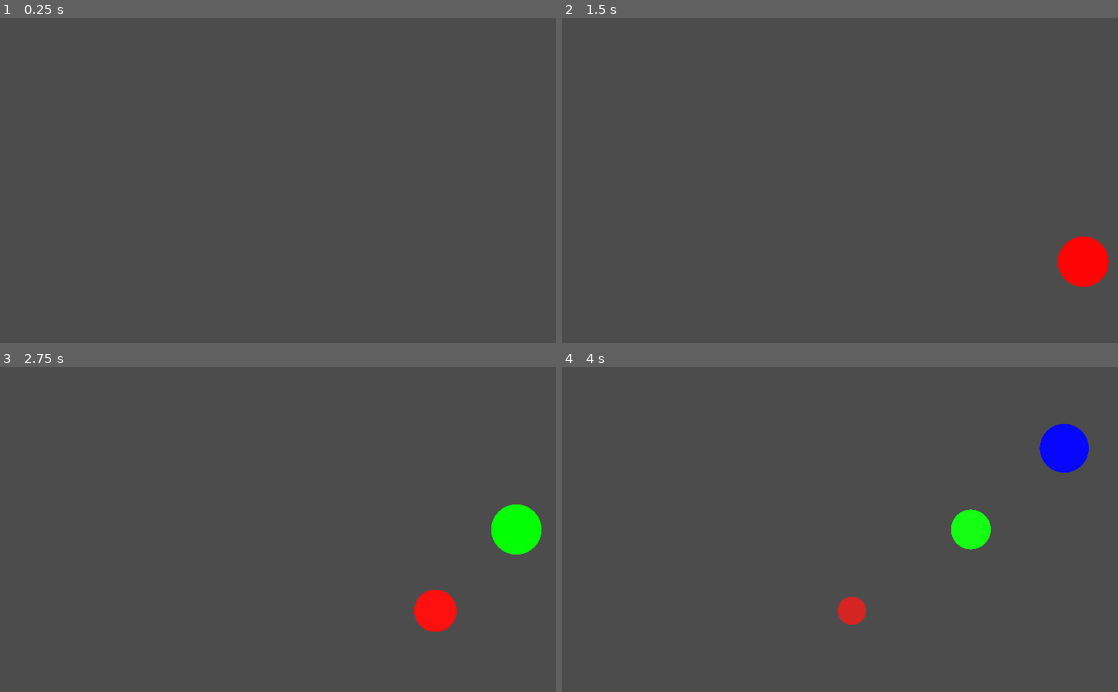
Above: before the commit, frames 1-4 (two rows, left to right).
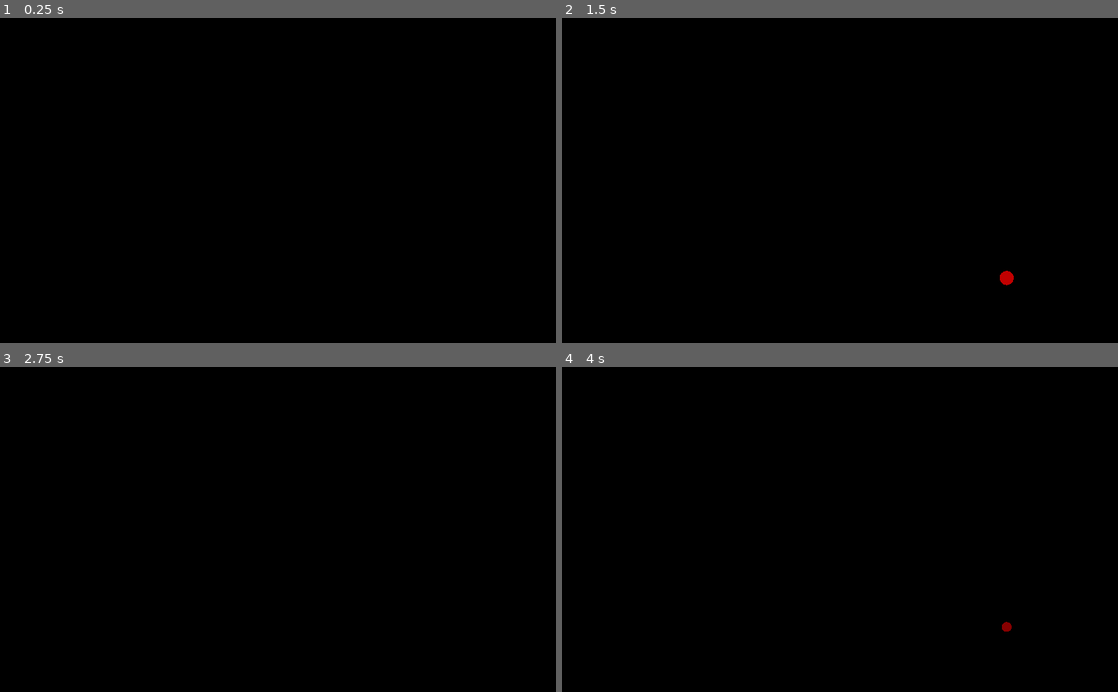
Above: after the commit, the same moments.

Repository: EdGeber/ProtoSoundViz
Game: Godot game, scene res://src/animation.tscn
The game is run twice, just before and just after one commit, with the same random seed, the same clock (stepped at 60 frames per second) and the same inputs. The project has no main scene, so this scene is started directly.
Inputs:
- Up to frame 1 (0.25 s): no input
- Up to frame 2 (1.5 s): tap Enter at 0.5 s
- Up to frame 3 (2.75 s): no input
- Up to frame 4 (4 s): no input

The runs differ from the first frame. In frame 1, 100% of the frame differs, in the area x 0-100%, y 0-100%; in frame 2, 100%; in frame 3, 100%; in frame 4, 100%.

Commit message:
Change the format of animation files and add the data for the 'steps' animation

Diff:
--- a/src/animation.gd
+++ b/src/animation.gd
@@ -1,40 +1,27 @@
 extends Node2D
 
-export(String) var animation_folder_path: String = "res://src/animations/test/"
+export(String) var animation_folder_path: String = "res://src/animations/steps/"
 export(int, 1, 100) var scale_factor: float = 50.0
+export(float, 0, 10) var video_delay: float = 0
 
 var photism_resource: = preload("res://src/global/photism/photism.tscn")
+var references: Dictionary
+var timbres: Dictionary
 
-func arrayToVector2(a: Array) -> Vector2:
-	return Vector2(a[0], a[1])
+func dictToPhotism(sound_dict: Dictionary):
+	var sound_name: String = sound_dict["sound"]
 
-func arrayToPoolVector2(a: Array) -> PoolVector2Array:
-	var p: = PoolVector2Array()
-	for arr in a:
-		p.append(arrayToVector2(arr))
-	return p
+	var intens_points: PoolVector2Array = System.arrayToPoolVector2(references[sound_name]["intensity_points"])
+	var pitch_points: PoolVector2Array = System.arrayToPoolVector2(references[sound_name]["pitch_points"])
+	var timbre_name: String = references[sound_name]["timbre"]
 
-func arrayToColor(a: Array) -> Color:
-	return Color(a[0], a[1], a[2])
+	var duration: float = sound_dict["duration"]
+	var strength: float = sound_dict["strength"]
+	var timestamp: float = sound_dict["timestamp"]
 
-func jsonPathToDict(path) -> Dictionary:
-	# https://godotengine.org/qa/117888/how-do-i-read-a-json-file
-	var file: = File.new()
-	file.open(path, File.READ)
-	var json_text: = file.get_as_text()
-	var dict: Dictionary = parse_json(json_text)
-	file.close()
-	return dict
 
-func dictToPhotism(sound_dict):
-	var intens_points: PoolVector2Array = arrayToPoolVector2(sound_dict["intensity_points"])
-	var pitch_points: PoolVector2Array = arrayToPoolVector2(sound_dict["pitch_points"])
-	var timestamp: int = sound_dict["timestamp"]
-	var timbre: String = sound_dict["timbre"]
-
-	var timbre_dict: = jsonPathToDict(animation_folder_path + "timbres.json")
-	var base_color: Color = arrayToColor(timbre_dict[timbre]["color"])
-	var height: float = 1 - timbre_dict[timbre]["height"]
+	var base_color: Color = System.arrayToColor(timbres[timbre_name]["color"])
+	var height: float = 1 - timbres[timbre_name]["height"]
 
 	add_child(
 		photism_resource.instance().initialize(
@@ -43,11 +30,23 @@
 			base_color,
 			height,
 			timestamp,
-			scale_factor
+			scale_factor,
+			duration,
+			strength
 		)
 	)
 
 func _ready():
-	var allAni = jsonPathToDict(animation_folder_path + "sounds.json")
-	for x in allAni["sounds"]:
-		dictToPhotism(x)
+	var video_resource: = load(animation_folder_path + "video.ogv")
+	var video_player: = get_node("VideoPlayer")
+	video_player.stream = video_resource
+
+	references = System.jsonPathToDict(animation_folder_path + "references.json")
+	timbres = System.jsonPathToDict(animation_folder_path + "timbres.json")
+
+	var sounds: Dictionary = System.jsonPathToDict(animation_folder_path + "sounds.json")
+	for sound_dict in sounds["sounds"]:
+		dictToPhotism(sound_dict)
+
+	yield(get_tree().create_timer(video_delay), "timeout")
+	video_player.play()
--- a/src/animation.tscn
+++ b/src/animation.tscn
@@ -4,3 +4,9 @@
 
 [node name="animation" type="Node2D"]
 script = ExtResource( 1 )
+scale_factor = 35
+video_delay = 0.955
+
+[node name="VideoPlayer" type="VideoPlayer" parent="."]
+margin_right = 1024.0
+margin_bottom = 600.0
--- /dev/null
+++ b/src/animations/steps/references.json
@@ -0,0 +1,56 @@
+{
+	"step": {
+		"intensity_points": [
+			[0, 0.0],
+
+			[0.1,  0.4],
+			[0.175, 0.4],
+			[0.25,  0.4],
+
+			[0.25, 0.0],
+			[0.35, 0.0],
+			[0.40, 0.0],
+
+			[0.45, 0.0],
+			[0.5,  0.0],
+			[0.55, 0.0],
+
+			[0.5,   0.28],
+			[0.625, 0.28],
+			[0.75,  0.28],
+
+			[0.75,  0.0],
+			[0.155, 0.0],
+			[0.16,  0.0],
+
+			[0.825, 0.0],
+			[0.85,  0.0],
+			[0.875, 0.0],
+
+			[0.915, 0.3],
+			[0.925, 0.3],
+			[0.95,   0.3],
+
+			[1, 0]
+		],
+		"pitch_points": [
+			[0,   0.5],
+			[0.5, 0.5],
+			[1, 0.5]
+		],
+		"timbre": "0"
+	},
+	"simple_step" : {
+		"intensity_points": [
+			[0, 1],
+			[0.3, 1],
+			[0.6, 1],
+			[1, 0]
+		],
+		"pitch_points": [
+			[0, 0.8],
+			[1, 0.8]
+		],
+		"timbre": "0"
+	}
+}
--- /dev/null
+++ b/src/animations/steps/sounds.json
@@ -0,0 +1,190 @@
+{
+	"sounds": [
+		{
+			"sound": "simple_step",
+			"duration": 0.2,
+			"strength": 0.7,
+			"timestamp": 1
+		},
+		{
+			"sound": "simple_step",
+			"duration": 0.2,
+			"strength": 1,
+			"timestamp": 1.3
+		},
+		{
+			"sound": "simple_step",
+			"duration": 0.2,
+			"strength": 0.3,
+			"timestamp": 1.7
+		},
+		{
+			"sound": "simple_step",
+			"duration": 0.2,
+			"strength": 0.1,
+			"timestamp": 1.9
+		},
+		{
+			"sound": "simple_step",
+			"duration": 0.2,
+			"strength": 0.7,
+			"timestamp": 2.9
+		},
+		{
+			"sound": "simple_step",
+			"duration": 0.2,
+			"strength": 0.5,
+			"timestamp": 3.2
+		},
+		{
+			"sound": "simple_step",
+			"duration": 0.2,
+			"strength": 0.8,
+			"timestamp": 3.5
+		},
+		{
+			"sound": "simple_step",
+			"duration": 0.2,
+			"strength": 0.7,
+			"timestamp": 3.8
+		},
+		{
+			"sound": "simple_step",
+			"duration": 0.2,
+			"strength": 0.8,
+			"timestamp": 4.15
+		},
+		{
+			"sound": "simple_step",
+			"duration": 0.2,
+			"strength": 0.3,
+			"timestamp": 4.45
+		},
+		{
+			"sound": "simple_step",
+			"duration": 0.2,
+			"strength": 0.8,
+			"timestamp": 4.75
+		},
+		{
+			"sound": "simple_step",
+			"duration": 0.2,
+			"strength": 0.9,
+			"timestamp": 5
+		},
+		{
+			"sound": "simple_step",
+			"duration": 0.2,
+			"strength": 0.8,
+			"timestamp": 5.3
+		},
+		{
+			"sound": "simple_step",
+			"duration": 0.2,
+			"strength": 0.8,
+			"timestamp": 5.6
+		},
+		{
+			"sound": "simple_step",
+			"duration": 0.2,
+			"strength": 0.6,
+			"timestamp": 5.9
+		},
+		{
+			"sound": "simple_step",
+			"duration": 0.2,
+			"strength": 0.9,
+			"timestamp": 6.25
+		},
+		{
+			"sound": "simple_step",
+			"duration": 0.2,
+			"strength": 0.5,
+			"timestamp": 6.6
+		},
+		{
+			"sound": "simple_step",
+			"duration": 0.2,
+			"strength": 0.7,
+			"timestamp": 6.9
+		},
+		{
+			"sound": "simple_step",
+			"duration": 0.2,
+			"strength": 0.6,
+			"timestamp": 7.2
+		},
+		{
+			"sound": "simple_step",
+			"duration": 0.2,
+			"strength": 0.8,
+			"timestamp": 7.5
+		},
+		{
+			"sound": "simple_step",
+			"duration": 0.2,
+			"strength": 0.9,
+			"timestamp": 7.8
+		},
+		{
+			"sound": "simple_step",
+			"duration": 0.2,
+			"strength": 0.7,
+			"timestamp": 8.2
+		},
+		{
+			"sound": "simple_step",
+			"duration": 0.2,
+			"strength": 0.8,
+			"timestamp": 8.45
+		},
+		{
+			"sound": "simple_step",
+			"duration": 0.2,
+			"strength": 0.9,
+			"timestamp": 8.70
+		},
+		{
+			"sound": "simple_step",
+			"duration": 0.2,
+			"strength": 0.75,
+			"timestamp": 9.15
+		},
+		{
+			"sound": "simple_step",
+			"duration": 0.2,
+			"strength": 0.75,
+			"timestamp": 9.45
+		},
+		{
+			"sound": "simple_step",
+			"duration": 0.2,
+			"strength": 0.8,
+			"timestamp": 9.85
+		},
+		{
+			"sound": "simple_step",
+			"duration": 0.2,
+			"strength": 0.6,
+			"timestamp": 10.15
+		},
+		{
+			"sound": "simple_step",
+			"duration": 0.2,
+			"strength": 0.7,
+			"timestamp": 10.45
+		},
+		{
+			"sound": "simple_step",
+			"duration": 0.2,
+			"strength": 0.7,
+			"timestamp": 10.75
+		},
+		{
+			"sound": "simple_step",
+			"duration": 0.2,
+			"strength": 0.6,
+			"timestamp": 11.05
+		}
+	]
+}
--- /dev/null
+++ b/src/animations/steps/timbres.json
@@ -0,0 +1,6 @@
+{
+	"0": {
+		"color": [255,0,0],
+		"height": 0.2
+	}
+}
--- /dev/null
+++ b/src/animations/test/references.json
@@ -0,0 +1,65 @@
+{
+	"bottom": {
+		"intensity_points": [
+			[0, 0],
+			[0, 1],
+			[0, 1],
+			[0.5, 1],
+			[0.9, 1],
+			[3, 0.575],
+			[5, 0]
+		],
+		"pitch_points": [
+			[0, 0],
+			[0, 1],
+			[0, 1],
+			[0.5, 1],
+			[0.9, 1],
+			[3, 0.575],
+			[5, 0]
+		],
+		"timbre": "0"
+	},
+	"mid": {
+		"intensity_points": [
+			[0, 0],
+			[0, 1],
+			[0, 1],
+			[0.5, 1],
+			[0.9, 1],
+			[3, 0.575],
+			[5, 0]
+		],
+		"pitch_points": [
+			[0, 0],
+			[0, 1],
+			[0, 1],
+			[0.5, 1],
+			[0.9, 1],
+			[3, 0.575],
+			[5, 0]
+		],
+		"timbre": "1"
+	},
+	"top": {
+		"intensity_points": [
+			[0, 0],
+			[0, 1],
+			[0, 1],
+			[0.5, 1],
+			[0.9, 1],
+			[3, 0.575],
+			[5, 0]
+		],
+		"pitch_points": [
+			[0, 0],
+			[0, 1],
+			[0, 1],
+			[0.5, 1],
+			[0.9, 1],
+			[3, 0.575],
+			[5, 0]
+		],
+		"timbre": "2"
+	}
+}
--- a/src/animations/test/sounds.json
+++ b/src/animations/test/sounds.json
@@ -1,66 +1,21 @@
 {
 	"sounds": [
 		{
-			"intensity_points": [
-				[0, 0],
-				[0, 1],
-				[0, 1],
-				[0.5, 1],
-				[0.9, 1],
-				[3, 0.575],
-				[5, 0]],
-			"pitch_points": [
-				[0, 0],
-				[0, 1],
-				[0, 1],
-				[0.5, 1],
-				[0.9, 1],
-				[3, 0.575],
-				[5, 0]
-			],
-			"timbre": "0",
+			"sound": "bottom",
+			"duration": 5,
+			"strength": 1,
 			"timestamp": 1
 		},
 		{
-			"intensity_points": [
-				[0, 0],
-				[0, 1],
-				[0, 1],
-				[0.5, 1],
-				[0.9, 1],
-				[3, 0.575],
-				[5, 0]],
-			"pitch_points": [
-				[0, 0],
-				[0, 1],
-				[0, 1],
-				[0.5, 1],
-				[0.9, 1],
-				[3, 0.575],
-				[5, 0]
-			],
-			"timbre": "1",
+			"sound": "mid",
+			"duration": 5,
+			"strength": 0.666,
 			"timestamp": 2
 		},
 		{
-			"intensity_points": [
-				[0, 0],
-				[0, 1],
-				[0, 1],
-				[0.5, 1],
-				[0.9, 1],
-				[3, 0.575],
-				[5, 0]],
-			"pitch_points": [
-				[0, 0],
-				[0, 1],
-				[0, 1],
-				[0.5, 1],
-				[0.9, 1],
-				[3, 0.575],
-				[5, 0]
-			],
-			"timbre": "2",
+			"sound": "top",
+			"duration": 5,
+			"strength": 0.333,
 			"timestamp": 3
 		}
 	]
--- a/src/global/bezier/bezier.gd
+++ b/src/global/bezier/bezier.gd
@@ -78,7 +78,7 @@
 		return closest_pabs_index-1
 	return closest_pabs_index
 
-func function(x: float) -> float:
+func function(x: float, index) -> float:
 	var tolerance: = 1e-4
 	var max_iterations = 100
 
@@ -87,9 +87,15 @@
 	var tMax: = cached_pabs[i+1][0]
 	var tMid: = (tMin + tMax)/2.0
 	var found: Vector2 = curve(tMid)
+	var iterations: = 0
 	while not(found.x - tolerance <= x and x <= found.x + tolerance):
+		if iterations > 20:
+			break
+
 		if found.x < x: tMin = tMid
 		else: tMax = tMid
 		tMid = (tMin + tMax)/2.0
 		found = curve(tMid)
+
+		iterations += 1
 	return found.y
--- a/src/global/photism/photism.gd
+++ b/src/global/photism/photism.gd
@@ -2,7 +2,7 @@
 
 const epsilon: = 1e-1
 
-var i = 1
+var index = 1
 
 var lifetime: = 0.0
 var sound_intensity: float
@@ -11,13 +11,13 @@
 var base_color: Color
 var color: Color
 var rel_pos: Vector2
-var timestamp: int
+var timestamp: float
+var duration: float
+var strength: float  # 0 to 1
 # the values taken by the curve are assumed to be between 0 and 1
 var intensity_control_points: PoolVector2Array
 var pitch_control_points: PoolVector2Array
 var radius_scaler: = 50.0
-
-var maxLifetime: float
 
 var intensBezier: Bezier
 var pitchBezier: Bezier
@@ -45,36 +45,32 @@
 	pitch_control_points: PoolVector2Array,
 	base_color: Color,
 	rel_height: float,
-	timestamp: int,
-	radius_scaler: float = self.radius_scaler):
+	timestamp: float,
+	radius_scaler: float = self.radius_scaler,
+	duration: float = self.duration,
+	strength: float = self.strength):
 
 	self.intensBezier = Bezier.new(intensity_control_points)
 	self.pitchBezier = Bezier.new(pitch_control_points)
 	self.radius_scaler = radius_scaler
 	self.setYColor(base_color, rel_height)
 	self.timestamp = timestamp
-
-	var num_intens_points: int = intensity_control_points.size() - 1
-	var max_intens_x: float = intensity_control_points[num_intens_points].x
-
-	var num_pitch_points: int = pitch_control_points.size() - 1
-	var max_pitch_x: float =  intensity_control_points[num_pitch_points].x
-	self.maxLifetime = min(max_intens_x, max_pitch_x)
+	self.duration = duration
+	self.strength = strength
 
 	initialized = true
 	return self
 
 func updateLifetime(delta: float):
 	lifetime += delta
-	lifetime = min(maxLifetime, lifetime)
+	lifetime = min(duration, lifetime)
 
 func updatesound_intensity():
-	var i: = intensBezier.function(lifetime)
-	if equalsMinusZero(i): i = 0
-	sound_intensity = i
+	var i: = intensBezier.function(lifetime/duration, index)*strength
+	sound_intensity = max(i, 0.0)
 
 func updatesound_pitch():
-	var i: = pitchBezier.function(lifetime)
+	var i: = pitchBezier.function(lifetime/duration, index)
 	if equalsMinusZero(i): i = 0
 	sound_pitch = i
 
@@ -104,7 +100,9 @@
 	draw_circle(abs_pos, radius, color)
 
 func _physics_process(delta):
-	if sound_intensity < 0:
+	index += 1
+
+	if lifetime >= duration:
 		call_deferred("queue_free")
 		set_physics_process(false)
 		return
--- a/src/global/system.gd
+++ b/src/global/system.gd
@@ -13,3 +13,24 @@
 
 func toAbsolute(v: Vector2) -> Vector2:
 	return Vector2(toAbsoluteWidth(v.x), toAbsoluteHeight(v.y))
+
+func arrayToVector2(a: Array) -> Vector2:
+	return Vector2(a[0], a[1])
+
+func arrayToPoolVector2(a: Array) -> PoolVector2Array:
+	var p: = PoolVector2Array()
+	for arr in a:
+		p.append(arrayToVector2(arr))
+	return p
+
+func arrayToColor(a: Array) -> Color:
+	return Color(a[0], a[1], a[2])
+
+func jsonPathToDict(path) -> Dictionary:
+	# https://godotengine.org/qa/117888/how-do-i-read-a-json-file
+	var file: = File.new()
+	file.open(path, File.READ)
+	var json_text: = file.get_as_text()
+	var dict: Dictionary = parse_json(json_text)
+	file.close()
+	return dict
Not shown, added: src/animations/steps/video.ogv
Not shown, added: src/animations/test/video.ogv
